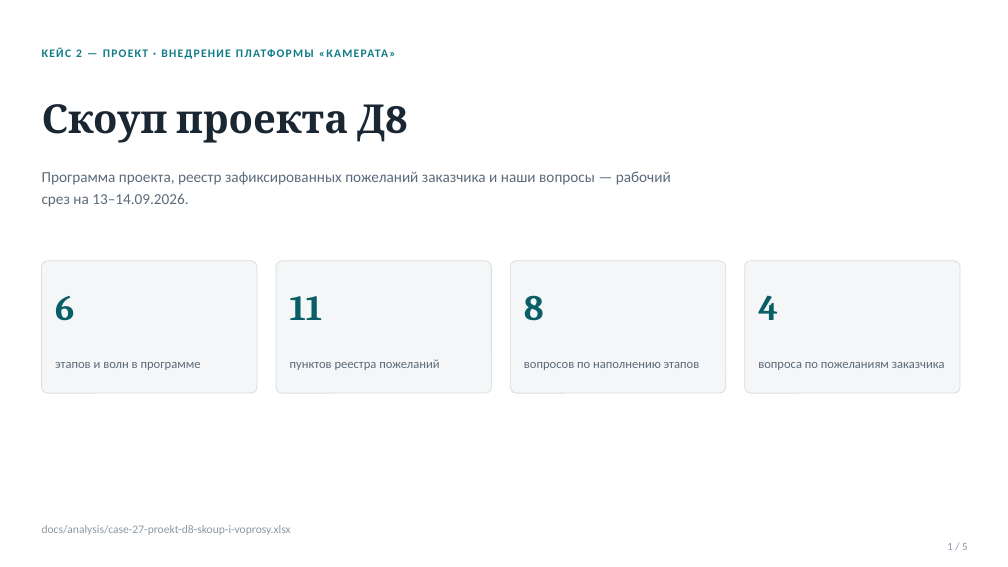
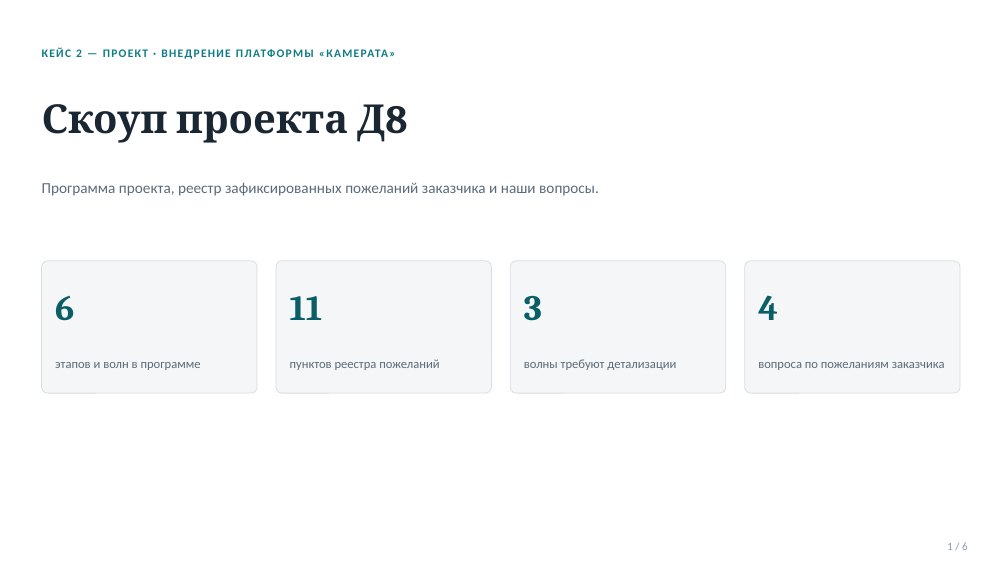
Before and after one commit to vladilslavandrosov-prog/job-RAG, a slide deck: slide 1 of docs/presentations/case-27-proekt-d8-skoup-i-voprosy.pptx. Drawn at 1008x567 pixels with LibreOffice and Linux fonts; fonts in the diff are those of the drawing. Boxes give left, top, right and bottom in pixels: in the first picture for what was removed or moved away, otherwise in the second. Text is boxed around its words. In the diff, an @@ line names an element or a change of style, - is before the commit and + after.

```diff
--- a/docs/presentations/case-27-proekt-d8-skoup-i-voprosy.pptx
+++ b/docs/presentations/case-27-proekt-d8-skoup-i-voprosy.pptx
@@ text at (42,182,599,196): text changed @@
-Программа проекта, реестр зафиксированных пожеланий заказчика и наши вопросы — рабочий срез на 13–14.09.2026.
+Программа проекта, реестр зафиксированных пожеланий заказчика и наши вопросы.
@@ text at (524,296,542,321): text changed @@
-8
+3
@@ text at (524,359,676,370): text changed @@
-вопросов по наполнению этапов
+волны требуют детализации
@@ text removed at (42,525,291,535) @@
-docs/analysis/case-27-proekt-d8-skoup-i-voprosy.xlsx
```
Also in this commit, not shown: 3 other slides changed, 2 slides added, 1 slide removed, 3 other files.
